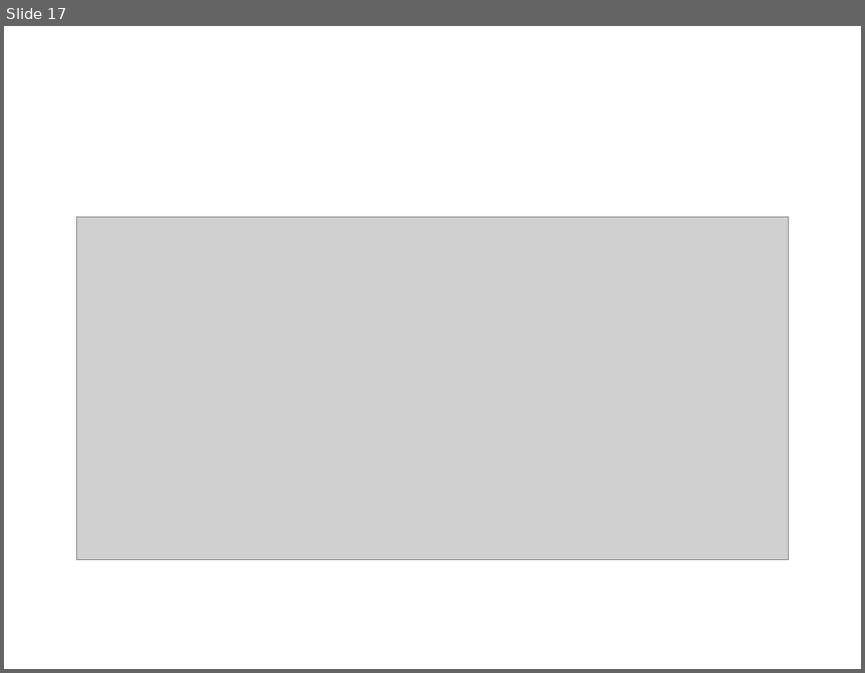
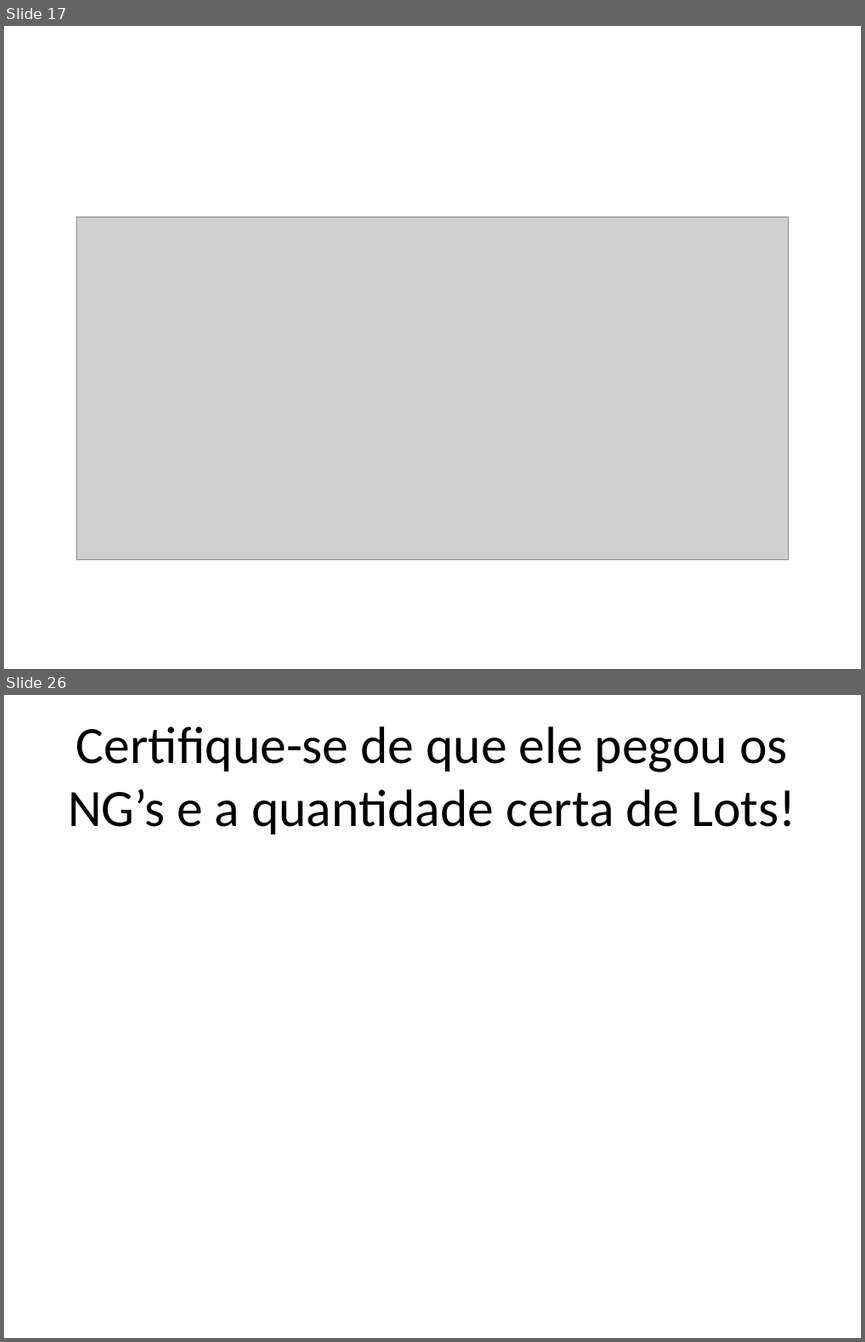
Before and after one commit to AlexTCarvalho/QHI, a slide deck: Treinamento – Escravo do QHI.pptx. Shown one above the other, each under a label of ours: slide 17 before the commit, slides 17 and 26 after it; the slides between them are not shown. The pictures are 865x673 and 865x1342 pixels, drawn with LibreOffice and Linux fonts; fonts in the diff are those of the drawing; grey boxes stand for pictures. Boxes give left, top, right and bottom in pixels: in the first picture for what was removed or moved away, otherwise in the second. Text is boxed around its words. In the diff, an @@ line names an element or a change of style, - is before the commit and + after.

```diff
--- a/Treinamento – Escravo do QHI.pptx
+++ b/Treinamento – Escravo do QHI.pptx
@@ slide 26 added at (4,695,861,1338), background #FFFFFF @@
@@ title added at (68,726,795,834), 44 pt, text #000000 @@
+Certifique-se de que ele pegou os NG’s e a quantidade certa de Lots!
```
Also in this commit, not shown: 10 slides changed, 4 other slides added.
